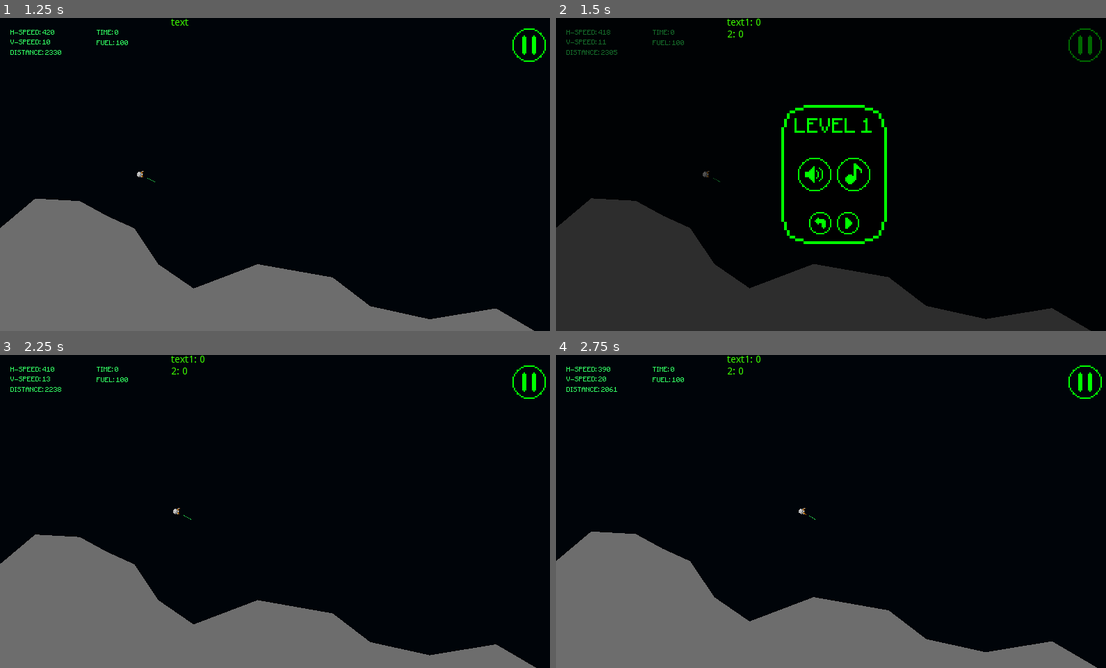
Above: before the commit, frames 1-4 (two rows, left to right).
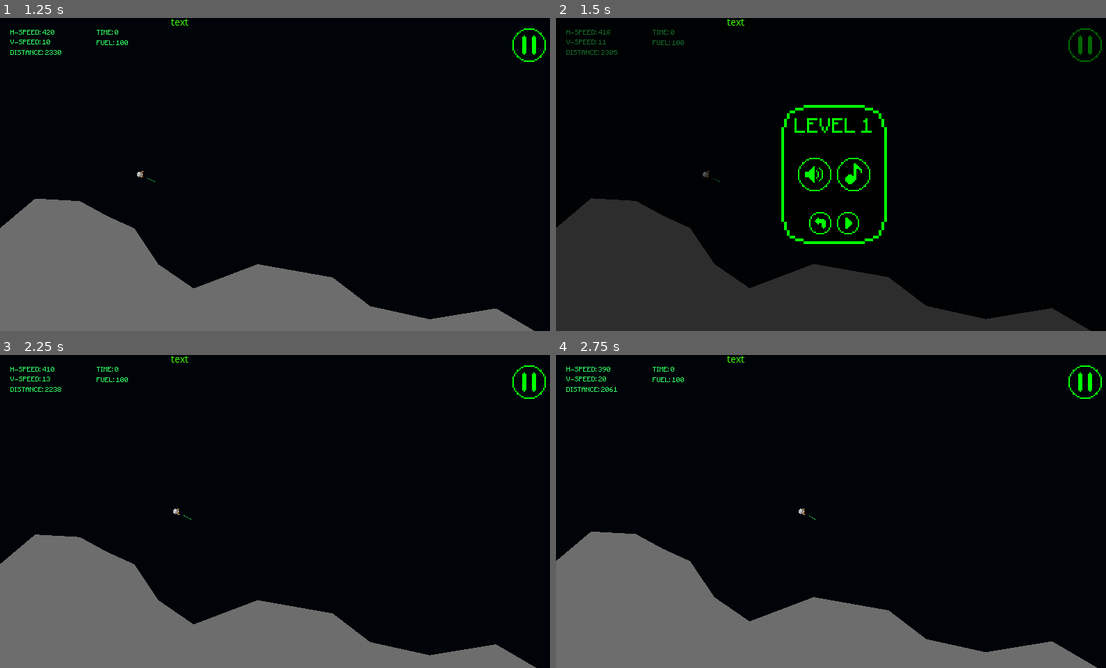
Above: after the commit, the same moments.

Repository: carlosebmachado-games/MoonLander
Game: Godot game, scene res://scenes/menus/main_menu.tscn
Two runs of this game, one before a commit and one after it. Both use one fixed random seed, a clock stepped at 60 frames per second and the inputs below.
Inputs (mouse positions are in pixels of both pictures, inside the frame that each line leads up to):
- Up to frame 1 (1.25 s): click (280, 180) at 0.5 s
- Up to frame 2 (1.5 s): click (1084, 46) at 1.25 s
- Up to frame 3 (2.25 s): click (291, 561) at 2 s
- Up to frame 4 (2.75 s): no input

Frame 1 is identical in both runs. In frame 2, less than 0.1% of the frame differs, in the area x 27-38%, y 0-50%; in frame 3, less than 0.1%; in frame 4, less than 0.1%, in the area x 31-46%, y 0-52%.

Commit message:
mobile input working

Diff:
--- a/src/project.godot
+++ b/src/project.godot
@@ -10,7 +10,6 @@
 
 _global_script_classes=[  ]
 _global_script_class_icons={
-
 }
 
 [application]
@@ -45,11 +44,6 @@
 , Object(InputEventKey,"resource_local_to_scene":false,"resource_name":"","device":0,"alt":false,"shift":false,"control":false,"meta":false,"command":false,"pressed":false,"scancode":16777233,"unicode":0,"echo":false,"script":null)
  ]
 }
-touch={
-"deadzone": 0.5,
-"events": [ Object(InputEventMouseButton,"resource_local_to_scene":false,"resource_name":"","device":0,"alt":false,"shift":false,"control":false,"meta":false,"command":false,"button_mask":0,"position":Vector2( 0, 0 ),"global_position":Vector2( 0, 0 ),"factor":1.0,"button_index":1,"pressed":false,"doubleclick":false,"script":null)
- ]
-}
 
 [input_devices]
 
--- a/src/scenes/prefabs/lander.gd
+++ b/src/scenes/prefabs/lander.gd
@@ -42,47 +42,24 @@
 var count = 0
 
 func _input(event):
+	# todo: make both controls work together
+
+	# handle debug keyboard input
+	if Input.is_action_pressed("player_left"):
+		input_left = true
+	else:
+		input_left = false
+	if Input.is_action_pressed("player_right"):
+		input_right = true
+	else:
+		input_right = false
+
 	# handle touch input
 	if event is InputEventScreenTouch:
-		var i = event.get_index()
-
-		var lbl = game.get_child(0).get_child(2)
-		var txt = lbl.text
-		count+=1
-		if txt.length() > 20:
-			lbl.text = txt.substr(txt.length() - 20, 20) + str(count) + ': ' + str(event.get_index()) + '\n'
-		else:
-			lbl.text += str(count) + ': ' + str(event.get_index()) + '\n'
-
 		if event.get_position().x < 400:
 			input_left = not input_left
 		else:
 			input_right = not input_right
-
-#		if i in input_control:
-#			if event.get_position().x < 400:
-#				input_left = false
-#				input_control.remove(i)
-#			else:
-#				input_right = false
-#				input_control.remove(i)
-#		else:
-#			if event.get_position().x < 400:
-#				input_left = true
-#				input_control.append(i)
-#			else:
-#				input_right = true
-#				input_control.append(i)
-
-	# handle debug keyboard input
-#	if Input.is_action_pressed("player_left"):
-#		input_left = true
-#	else:
-#		input_left = false
-#	if Input.is_action_pressed("player_right"):
-#		input_right = true
-#	else:
-#		input_right = false
 
 func _process(_delta):
 	#arrow.set_global_pos(finger_down_pos)
